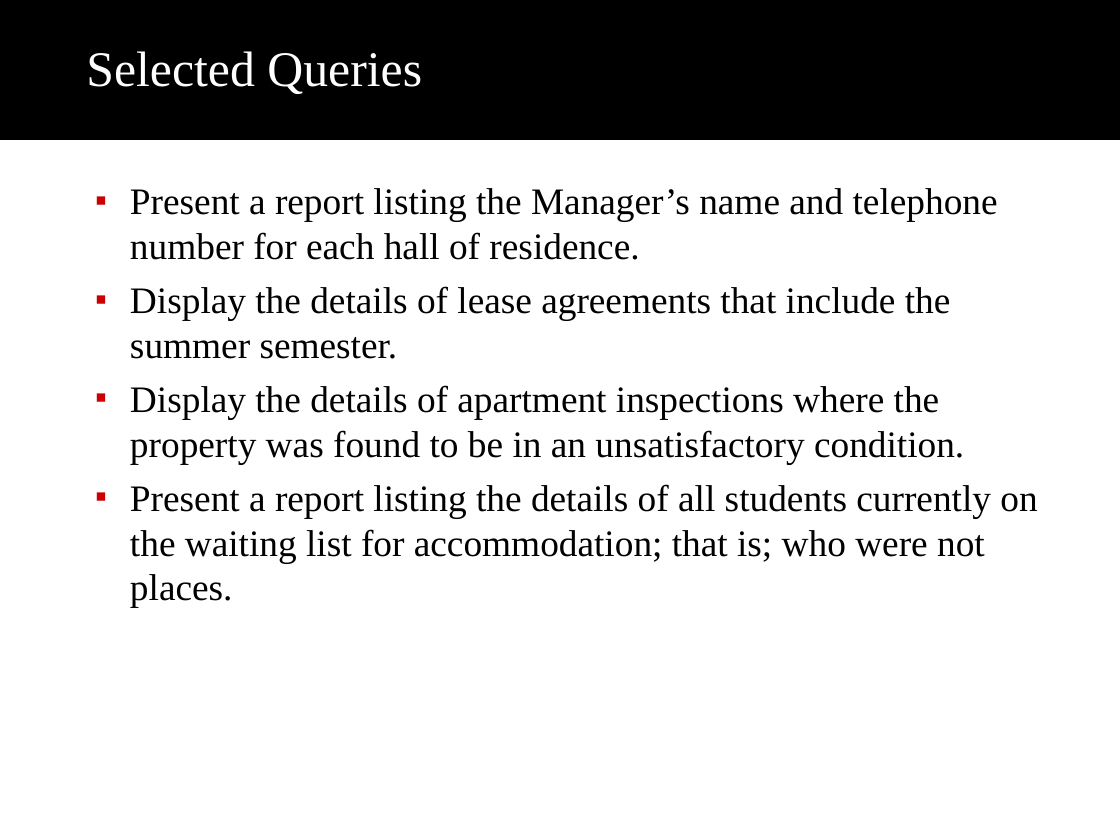
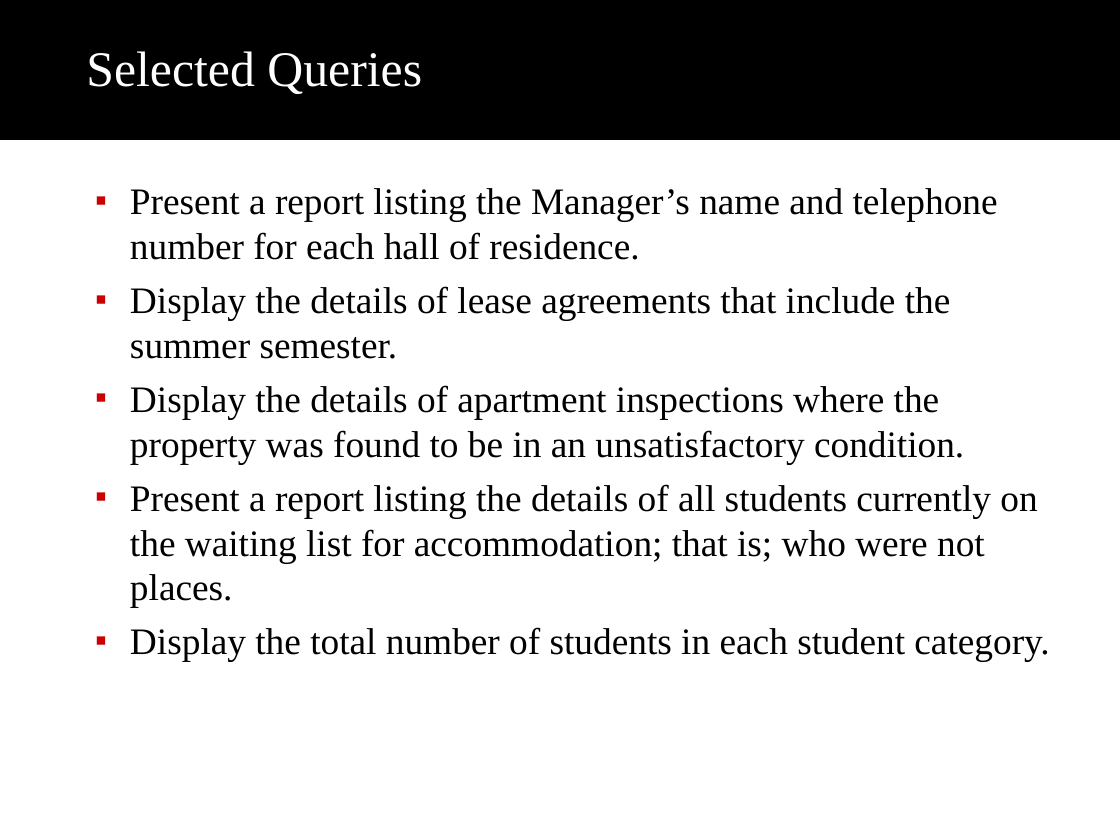
Before and after one commit to mothepro/University-Database, a slide deck: slide 3 of extras/Poon Tycoon Inc..ppt. Drawn at 1120x840 pixels with LibreOffice and Linux fonts; fonts in the diff are those of the drawing; background and template pictures are left out. Boxes give left, top, right and bottom in pixels: in the first picture for what was removed or moved away, otherwise in the second. Text is boxed around its words. In the diff, an @@ line names an element or a change of style, - is before the commit and + after.

Commit message:
added data to database for 5 selected queries

```diff
--- a/extras/Poon Tycoon Inc..ppt
+++ b/extras/Poon Tycoon Inc..ppt
@@ text at <box>130,627,1049,662</box>: paragraph added @@
+  ▪ Display the total number of students in each student category.
```
Also in this commit, not shown: 1 other file.
